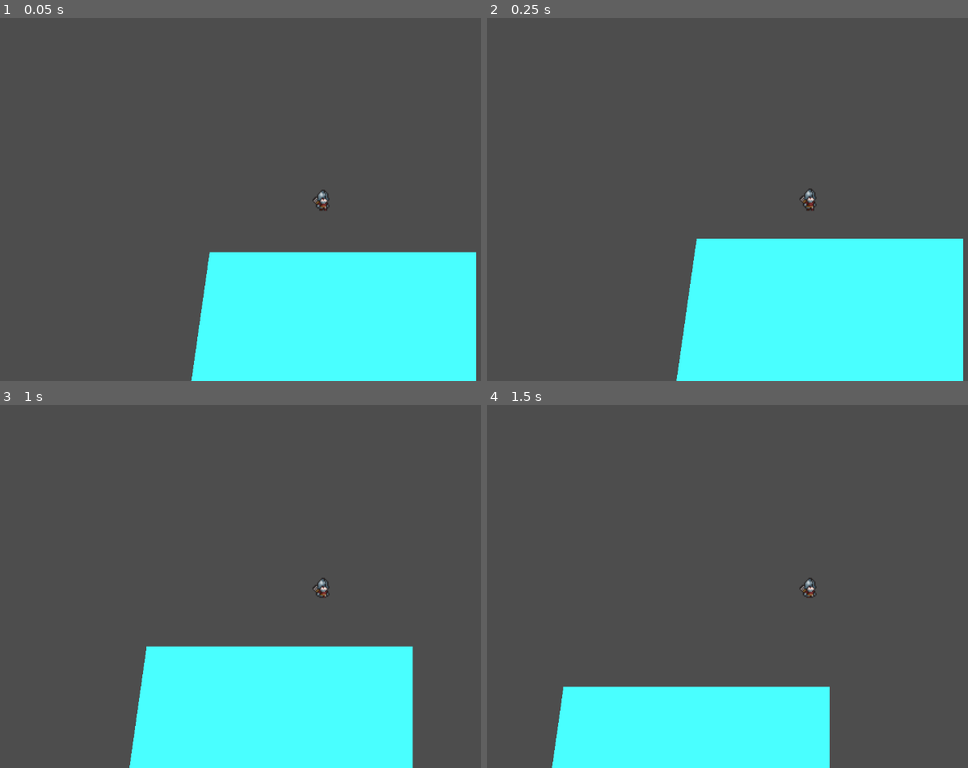
Above: before the commit, frames 1-4 (two rows, left to right).
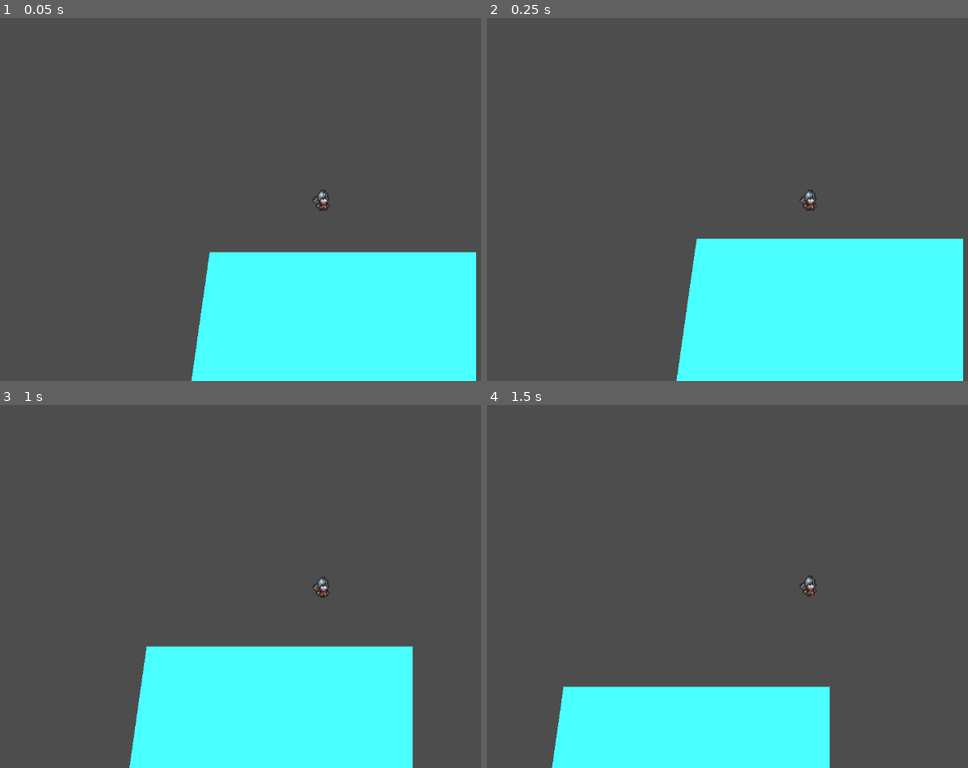
Above: after the commit, the same moments.

Repository: savagerunderscorelex/pixels-game
Game: Godot game, scene res://scenes/level_one.tscn
Two runs of this game, one before a commit and one after it. Both use one fixed random seed, a clock stepped at 60 frames per second and the inputs below.
Inputs (mouse positions are in pixels of both pictures, inside the frame that each line leads up to):
- Up to frame 1 (0.05 s): no input
- Up to frame 2 (0.25 s): no input
- Up to frame 3 (1 s): tap Enter at 0.5 s; move the mouse to (466, 568) at 0.52 s; hold D (right) from 0.53 s (still down); click (466, 568) at 0.6 s; tap Up (jump) at 0.77 s
- Up to frame 4 (1.5 s): keep holding D (right); move the mouse to (679, 604) at 1.27 s; click (679, 604) at 1.35 s

Frame 1 is identical in both runs. In frame 2, less than 0.1% of the frame differs, in the area x 65-69%, y 46-53%; in frame 3, less than 0.1%; in frame 4, 0.1%, in the area x 65-69%, y 46-54%.

Commit message:
worked on adding animations with animation player to add attacking to the game

Diff:
--- a/pixels/project.godot
+++ b/pixels/project.godot
@@ -49,6 +49,12 @@
 , Object(InputEventKey,"resource_local_to_scene":false,"resource_name":"","device":-1,"window_id":0,"alt_pressed":false …(186 unchanged characters)…
 ]
 }
+attack={
+"deadzone": 0.2,
+"events": [Object(InputEventMouseButton,"resource_local_to_scene":false,"resource_name":"","device":-1,"window_id":0,"alt_pressed":false,"shift_pressed":false,"ctrl_pressed":false,"meta_pressed":false,"button_mask":1,"position":Vector2(167, 17),"global_position":Vector2(176, 65),"factor":1.0,"button_index":1,"canceled":false,"pressed":true,"double_click":false,"script":null)
+, Object(InputEventKey,"resource_local_to_scene":false,"resource_name":"","device":-1,"window_id":0,"alt_pressed":false,"shift_pressed":false,"ctrl_pressed":false,"meta_pressed":false,"pressed":false,"keycode":0,"physical_keycode":84,"key_label":0,"unicode":116,"location":0,"echo":false,"script":null)
+]
+}
 
 [rendering]
 
--- a/pixels/scenes/autoload.tscn
+++ b/pixels/scenes/autoload.tscn
@@ -1,3 +1,6 @@
-[gd_scene format=3 uid="uid://cjkt57qkfq1ex"]
+[gd_scene load_steps=2 format=3 uid="uid://cjkt57qkfq1ex"]
+
+[ext_resource type="Script" uid="uid://bvrnwmaaewhvm" path="res://scripts/autoload.gd" id="1_jjwjd"]
 
 [node name="Autoload" type="Node"]
+script = ExtResource("1_jjwjd")
--- a/pixels/scenes/enemy_one.tscn
+++ b/pixels/scenes/enemy_one.tscn
@@ -1,3 +1,17 @@
-[gd_scene format=3 uid="uid://db44ixvuki0in"]
+[gd_scene load_steps=3 format=3 uid="uid://db44ixvuki0in"]
 
-[node name="enemy_one" type="Node2D"]
+[ext_resource type="Texture2D" uid="uid://8i512n3hnylo" path="res://images/notes.png" id="1_6p3xy"]
+
+[sub_resource type="RectangleShape2D" id="RectangleShape2D_xe41m"]
+size = Vector2(193, 165)
+
+[node name="enemy_one" type="CharacterBody2D"]
+
+[node name="Sprite2D" type="Sprite2D" parent="."]
+position = Vector2(-32.5, -27.5)
+scale = Vector2(0.729167, 0.738095)
+texture = ExtResource("1_6p3xy")
+
+[node name="CollisionShape2D" type="CollisionShape2D" parent="."]
+position = Vector2(-34.5, -27.5)
+shape = SubResource("RectangleShape2D_xe41m")
--- a/pixels/scenes/level_one.tscn
+++ b/pixels/scenes/level_one.tscn
@@ -1,6 +1,7 @@
-[gd_scene load_steps=4 format=3 uid="uid://b8gtr3bukmtej"]
+[gd_scene load_steps=5 format=3 uid="uid://b8gtr3bukmtej"]
 
 [ext_resource type="PackedScene" uid="uid://cfy204ca81v35" path="res://scenes/player.tscn" id="1_cd1xg"]
+[ext_resource type="Script" uid="uid://4spxk7gvmbvq" path="res://scripts/level_one.gd" id="1_t18mc"]
 
 [sub_resource type="RectangleShape2D" id="RectangleShape2D_t18mc"]
 size = Vector2(780, 336)
@@ -8,6 +9,7 @@
 [sub_resource type="TileSet" id="TileSet_843q2"]
 
 [node name="level_one" type="Node2D"]
+script = ExtResource("1_t18mc")
 
 [node name="StaticBody2D" type="StaticBody2D" parent="."]
 
--- a/pixels/scenes/player.tscn
+++ b/pixels/scenes/player.tscn
@@ -1,109 +1,141 @@
-[gd_scene load_steps=20 format=3 uid="uid://cfy204ca81v35"]
+[gd_scene load_steps=37 format=3 uid="uid://cfy204ca81v35"]
 
 [ext_resource type="Script" uid="uid://dv7mc3cn51caq" path="res://scripts/player.gd" id="1_3vyb7"]
+[ext_resource type="Texture2D" uid="uid://dbmm12gn3oeqh" path="res://assets/Soldier-Attack01.png" id="2_dqkch"]
 [ext_resource type="Texture2D" uid="uid://bkovwpf6ekh4r" path="res://assets/Soldier-Idle.png" id="2_qhqgy"]
 [ext_resource type="Texture2D" uid="uid://brno4snw35pfc" path="res://assets/Soldier-Walk.png" id="3_qhqgy"]
 
+[sub_resource type="AtlasTexture" id="AtlasTexture_g2els"]
+atlas = ExtResource("2_dqkch")
+region = Rect2(0, 0, 100, 100)
+
+[sub_resource type="AtlasTexture" id="AtlasTexture_qhqgy"]
+atlas = ExtResource("2_dqkch")
+region = Rect2(100, 0, 100, 100)
+
 [sub_resource type="AtlasTexture" id="AtlasTexture_dqkch"]
+atlas = ExtResource("2_dqkch")
+region = Rect2(200, 0, 100, 100)
+
+[sub_resource type="AtlasTexture" id="AtlasTexture_qlg0r"]
+atlas = ExtResource("2_dqkch")
+region = Rect2(300, 0, 100, 100)
+
+[sub_resource type="AtlasTexture" id="AtlasTexture_tuyoq"]
+atlas = ExtResource("2_dqkch")
+region = Rect2(400, 0, 100, 100)
+
+[sub_resource type="AtlasTexture" id="AtlasTexture_fjrip"]
+atlas = ExtResource("2_dqkch")
+region = Rect2(500, 0, 100, 100)
+
+[sub_resource type="AtlasTexture" id="AtlasTexture_smehm"]
 atlas = ExtResource("2_qhqgy")
 region = Rect2(0, 0, 100, 100)
 
-[sub_resource type="AtlasTexture" id="AtlasTexture_qlg0r"]
+[sub_resource type="AtlasTexture" id="AtlasTexture_ur7pv"]
 atlas = ExtResource("2_qhqgy")
 region = Rect2(100, 0, 100, 100)
 
-[sub_resource type="AtlasTexture" id="AtlasTexture_tuyoq"]
+[sub_resource type="AtlasTexture" id="AtlasTexture_y4r1p"]
 atlas = ExtResource("2_qhqgy")
 region = Rect2(200, 0, 100, 100)
 
-[sub_resource type="AtlasTexture" id="AtlasTexture_fjrip"]
+[sub_resource type="AtlasTexture" id="AtlasTexture_d2wvv"]
 atlas = ExtResource("2_qhqgy")
 region = Rect2(300, 0, 100, 100)
 
-[sub_resource type="AtlasTexture" id="AtlasTexture_smehm"]
+[sub_resource type="AtlasTexture" id="AtlasTexture_3v2ag"]
 atlas = ExtResource("2_qhqgy")
 region = Rect2(400, 0, 100, 100)
 
-[sub_resource type="AtlasTexture" id="AtlasTexture_ur7pv"]
+[sub_resource type="AtlasTexture" id="AtlasTexture_jej6c"]
 atlas = ExtResource("2_qhqgy")
 region = Rect2(500, 0, 100, 100)
 
-[sub_resource type="AtlasTexture" id="AtlasTexture_y4r1p"]
+[sub_resource type="AtlasTexture" id="AtlasTexture_f1ej7"]
 atlas = ExtResource("3_qhqgy")
 region = Rect2(0, 0, 100, 100)
 
-[sub_resource type="AtlasTexture" id="AtlasTexture_d2wvv"]
+[sub_resource type="AtlasTexture" id="AtlasTexture_oprun"]
 atlas = ExtResource("3_qhqgy")
 region = Rect2(100, 0, 100, 100)
 
-[sub_resource type="AtlasTexture" id="AtlasTexture_3v2ag"]
+[sub_resource type="AtlasTexture" id="AtlasTexture_a8ls1"]
 atlas = ExtResource("3_qhqgy")
 region = Rect2(200, 0, 100, 100)
 
-[sub_resource type="AtlasTexture" id="AtlasTexture_jej6c"]
+[sub_resource type="AtlasTexture" id="AtlasTexture_qfm1y"]
 atlas = ExtResource("3_qhqgy")
 region = Rect2(300, 0, 100, 100)
 
-[sub_resource type="AtlasTexture" id="AtlasTexture_f1ej7"]
+[sub_resource type="AtlasTexture" id="AtlasTexture_fulsm"]
 atlas = ExtResource("3_qhqgy")
 region = Rect2(400, 0, 100, 100)
 
-[sub_resource type="AtlasTexture" id="AtlasTexture_oprun"]
+[sub_resource type="AtlasTexture" id="AtlasTexture_4r5pv"]
 atlas = ExtResource("3_qhqgy")
 region = Rect2(500, 0, 100, 100)
 
-[sub_resource type="AtlasTexture" id="AtlasTexture_a8ls1"]
+[sub_resource type="AtlasTexture" id="AtlasTexture_60mlk"]
 atlas = ExtResource("3_qhqgy")
 region = Rect2(600, 0, 100, 100)
 
-[sub_resource type="AtlasTexture" id="AtlasTexture_qfm1y"]
+[sub_resource type="AtlasTexture" id="AtlasTexture_i4ail"]
 atlas = ExtResource("3_qhqgy")
 region = Rect2(700, 0, 100, 100)
 
-[sub_resource type="SpriteFrames" id="SpriteFrames_y4r1p"]
+[sub_resource type="SpriteFrames" id="SpriteFrames_smehm"]
+resource_local_to_scene = true
 animations = [{
-"frames": [],
+"frames": [{
+"duration": 1.0,
+"texture": SubResource("AtlasTexture_g2els")
+}, {
+"duration": 1.0,
+"texture": SubResource("AtlasTexture_qhqgy")
+}, {
+"duration": 1.0,
+"texture": SubResource("AtlasTexture_dqkch")
+}, {
+"duration": 1.0,
+"texture": SubResource("AtlasTexture_qlg0r")
+}, {
+"duration": 1.0,
+"texture": SubResource("AtlasTexture_tuyoq")
+}, {
+"duration": 1.0,
+"texture": SubResource("AtlasTexture_fjrip")
+}],
 "loop": true,
-"name": &"attack_one",
-"speed": 5.0
+"name": &"Attack_One",
+"speed": 9.0
 }, {
 "frames": [{
 "duration": 1.0,
-"texture": SubResource("AtlasTexture_dqkch")
-}, {
-"duration": 1.0,
-"texture": SubResource("AtlasTexture_qlg0r")
-}, {
-"duration": 1.0,
-"texture": SubResource("AtlasTexture_tuyoq")
-}, {
-"duration": 1.0,
-"texture": SubResource("AtlasTexture_fjrip")
-}, {
-"duration": 1.0,
 "texture": SubResource("AtlasTexture_smehm")
 }, {
 "duration": 1.0,
 "texture": SubResource("AtlasTexture_ur7pv")
+}, {
+"duration": 1.0,
+"texture": SubResource("AtlasTexture_y4r1p")
+}, {
+"duration": 1.0,
+"texture": SubResource("AtlasTexture_d2wvv")
+}, {
+"duration": 1.0,
+"texture": SubResource("AtlasTexture_3v2ag")
+}, {
+"duration": 1.0,
+"texture": SubResource("AtlasTexture_jej6c")
 }],
 "loop": true,
 "name": &"idle",
-"speed": 8.0
+"speed": 5.0
 }, {
 "frames": [{
 "duration": 1.0,
-"texture": SubResource("AtlasTexture_y4r1p")
-}, {
-"duration": 1.0,
-"texture": SubResource("AtlasTexture_d2wvv")
-}, {
-"duration": 1.0,
-"texture": SubResource("AtlasTexture_3v2ag")
-}, {
-"duration": 1.0,
-"texture": SubResource("AtlasTexture_jej6c")
-}, {
-"duration": 1.0,
 "texture": SubResource("AtlasTexture_f1ej7")
 }, {
 "duration": 1.0,
@@ -114,14 +146,133 @@
 }, {
 "duration": 1.0,
 "texture": SubResource("AtlasTexture_qfm1y")
+}, {
+"duration": 1.0,
+"texture": SubResource("AtlasTexture_fulsm")
+}, {
+"duration": 1.0,
+"texture": SubResource("AtlasTexture_4r5pv")
+}, {
+"duration": 1.0,
+"texture": SubResource("AtlasTexture_60mlk")
+}, {
+"duration": 1.0,
+"texture": SubResource("AtlasTexture_i4ail")
 }],
 "loop": true,
 "name": &"walk",
-"speed": 8.0
+"speed": 5.0
 }]
 
 [sub_resource type="RectangleShape2D" id="RectangleShape2D_d2wvv"]
 size = Vector2(29, 40)
+
+[sub_resource type="RectangleShape2D" id="RectangleShape2D_ur7pv"]
+size = Vector2(28, 17)
+
+[sub_resource type="Animation" id="Animation_y4r1p"]
+length = 0.001
+tracks/0/type = "value"
+tracks/0/imported = false
+tracks/0/enabled = true
+tracks/0/path = NodePath("SwordHitbox:disabled")
+tracks/0/interp = 1
+tracks/0/loop_wrap = true
+tracks/0/keys = {
+"times": PackedFloat32Array(0),
+"transitions": PackedFloat32Array(1),
+"update": 1,
+"values": [true]
+}
+tracks/1/type = "value"
+tracks/1/imported = false
+tracks/1/enabled = true
+tracks/1/path = NodePath("AnimatedSprite2D:frame")
+tracks/1/interp = 1
+tracks/1/loop_wrap = true
+tracks/1/keys = {
+"times": PackedFloat32Array(0),
+"transitions": PackedFloat32Array(1),
+"update": 1,
+"values": [0]
+}
+
+[sub_resource type="Animation" id="Animation_d2wvv"]
+resource_name = "Attack_One"
+length = 3.5
+loop_mode = 1
+step = 0.5
+tracks/0/type = "value"
+tracks/0/imported = false
+tracks/0/enabled = true
+tracks/0/path = NodePath("SwordHitbox:disabled")
+tracks/0/interp = 1
+tracks/0/loop_wrap = true
+tracks/0/keys = {
+"times": PackedFloat32Array(0, 1.5, 2.51),
+"transitions": PackedFloat32Array(1, 1, 1),
+"update": 1,
+"values": [true, false, true]
+}
+tracks/1/type = "value"
+tracks/1/imported = false
+tracks/1/enabled = true
+tracks/1/path = NodePath("AnimatedSprite2D:frame")
+tracks/1/interp = 1
+tracks/1/loop_wrap = true
+tracks/1/keys = {
+"times": PackedFloat32Array(0, 0.5, 1, 1.5, 2, 2.5),
+"transitions": PackedFloat32Array(1, 1, 1, 1, 1, 1),
+"update": 1,
+"values": [0, 1, 2, 3, 4, 5]
+}
+
+[sub_resource type="Animation" id="Animation_dqkch"]
+resource_name = "walk"
+length = 6.0
+step = 0.5
+tracks/0/type = "value"
+tracks/0/imported = false
+tracks/0/enabled = true
+tracks/0/path = NodePath("AnimatedSprite2D:frame")
+tracks/0/interp = 1
+tracks/0/loop_wrap = true
+tracks/0/keys = {
+"times": PackedFloat32Array(0, 0.5, 1, 1.5, 2, 2.5, 3),
+"transitions": PackedFloat32Array(1, 1, 1, 1, 1, 1, 1),
+"update": 1,
+"values": [0, 1, 3, 4, 5, 6, 7]
+}
+
+[sub_resource type="AnimationLibrary" id="AnimationLibrary_3v2ag"]
+_data = {
+&"Attack_One": SubResource("Animation_d2wvv"),
+&"RESET": SubResource("Animation_y4r1p"),
+&"walk": SubResource("Animation_dqkch")
+}
+
+[sub_resource type="AnimationNodeAnimation" id="AnimationNodeAnimation_jej6c"]
+animation = &"Attack_One"
+
+[sub_resource type="AnimationNodeTimeScale" id="AnimationNodeTimeScale_f1ej7"]
+
+[sub_resource type="AnimationNodeBlendTree" id="AnimationNodeBlendTree_oprun"]
+graph_offset = Vector2(-75.7957, -19.074)
+nodes/Animation/node = SubResource("AnimationNodeAnimation_jej6c")
+nodes/Animation/position = Vector2(80, 100)
+nodes/TimeScale/node = SubResource("AnimationNodeTimeScale_f1ej7")
+nodes/TimeScale/position = Vector2(380, 60)
+nodes/output/position = Vector2(640, 140)
+node_connections = [&"TimeScale", 0, &"Animation", &"output", 0, &"TimeScale"]
+
+[sub_resource type="AnimationNodeStateMachineTransition" id="AnimationNodeStateMachineTransition_a8ls1"]
+advance_mode = 2
+
+[sub_resource type="AnimationNodeStateMachine" id="AnimationNodeStateMachine_qfm1y"]
+states/BlendTree/node = SubResource("AnimationNodeBlendTree_oprun")
+states/BlendTree/position = Vector2(340, 83)
+states/Start/position = Vector2(144, 83)
+transitions = ["Start", "BlendTree", SubResource("AnimationNodeStateMachineTransition_a8ls1")]
 
 [node name="Player" type="CharacterBody2D"]
 script = ExtResource("1_3vyb7")
@@ -129,12 +280,26 @@
 [node name="AnimatedSprite2D" type="AnimatedSprite2D" parent="."]
 position = Vector2(-0.5, 5.50001)
 scale = Vector2(1.99, 2.07)
-sprite_frames = SubResource("SpriteFrames_y4r1p")
-animation = &"walk"
-frame_progress = 0.682546
+sprite_frames = SubResource("SpriteFrames_smehm")
+animation = &"Attack_One"
 
 [node name="CollisionShape2D" type="CollisionShape2D" parent="."]
 position = Vector2(0.5, 1)
 shape = SubResource("RectangleShape2D_d2wvv")
 
 [node name="Camera2D" type="Camera2D" parent="."]
+
+[node name="SwordHitbox" type="CollisionShape2D" parent="."]
+position = Vector2(29, 1.5)
+shape = SubResource("RectangleShape2D_ur7pv")
+disabled = true
+
+[node name="AnimationPlayer" type="AnimationPlayer" parent="."]
+libraries = {
+&"": SubResource("AnimationLibrary_3v2ag")
+}
+
+[node name="AnimationTree" type="AnimationTree" parent="."]
+tree_root = SubResource("AnimationNodeStateMachine_qfm1y")
+anim_player = NodePath("../AnimationPlayer")
+parameters/BlendTree/TimeScale/scale = 4.05
--- a/pixels/scripts/autoload.gd
+++ b/pixels/scripts/autoload.gd
@@ -1,5 +1,5 @@
 extends Node
-
+const PLAYER_HEALTH: int = 100
 
 # Called when the node enters the scene tree for the first time.
 func _ready() -> void:
--- a/pixels/scripts/level_one.gd
+++ b/pixels/scripts/level_one.gd
@@ -1,5 +1,4 @@
 extends Node2D
-
 
 # Called when the node enters the scene tree for the first time.
 func _ready() -> void:
--- a/pixels/scripts/player.gd
+++ b/pixels/scripts/player.gd
@@ -2,9 +2,9 @@
 const CHARACTER_SPEED = 250
 const JUMP_SPEED = -CHARACTER_SPEED * 2
 const GRAVITY = CHARACTER_SPEED * 3
-const HEALTH: int = 100
 
 @onready var animator: AnimatedSprite2D = $AnimatedSprite2D
+@onready var attacker: AnimationPlayer = self.get_node("AnimationPlayer")
 
 func _physics_process(delta: float) -> void: # This function takes a float as an input
 	get_input()
@@ -15,6 +15,10 @@
 func get_input() -> void: # -> void means returns void, which means that this function does not return a value
 	if Input.is_action_just_pressed("jump") and is_on_floor(): # If the up buttons are pressed and the sprite is touching a solid object
 		velocity.y = JUMP_SPEED # jumping height
+	if Input.is_action_just_pressed("attack"):
+		animator.play("Attack_One")
+		attacker.play("Attack_One")
+
 	var direction = Input.get_axis("left", "right") # Gets 2 input actions for input, the right side of the assignment operator returns a value between -1 and 1, -1 for left, 1 for right
 	velocity.x = direction * CHARACTER_SPEED # If direction is negative, the velocity direction is left, if direction is positive, the velocity value will make the sprite go right
 
Binary file removed: pixels/images/godotwaka.png
Not shown, removed: pixels/images/godotwaka.png.import
Binary file removed: pixels/images/godotwaka2.png
Not shown, removed: pixels/images/godotwaka2.png.import
Binary file removed: pixels/images/icon.jpg
Not shown, changed: pixels/images/notes.png.import
